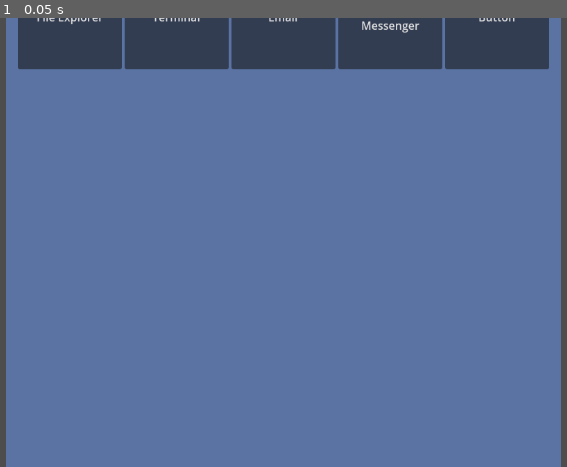
Above: before the commit, frame 1.
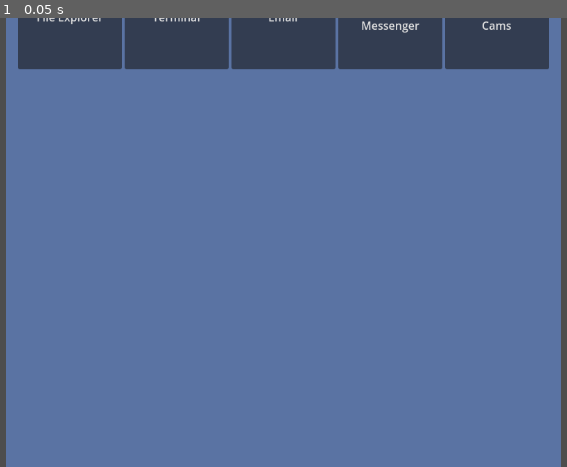
Above: after the commit, the same moment.

Repository: byvfx/scp-recursive
Game: Godot game, scene res://scenes/ui/desktop/desktop.tscn
The game is run twice, just before and just after one commit, with the same random seed, the same clock (stepped at 60 frames per second) and the same inputs. This scene is started directly instead of the project's main scene.
Inputs:
- Up to frame 1 (0.05 s): no input

The runs differ from the first frame. In frame 1, less than 0.1% of the frame differs, in the area x 84-91%, y 0-3%.

Commit message:
added keyboard functionality to able to grab focus, its currently a workaround since mouse input doesnt work

Diff:
--- a/scenes/ui/desktop/desktop.gd
+++ b/scenes/ui/desktop/desktop.gd
@@ -1,5 +1,13 @@
 extends Control
 
+@onready var start = $Panel/Start
+func _ready() -> void:
+	if start:
+		start.grab_focus()
 
 func _on_start_pressed() -> void:
 	print("START")
+
+
+func _on_file_explorer_pressed() -> void:
+	print("FILE EXPLORER")# Replace with function body.
--- a/scenes/ui/desktop/desktop.tscn
+++ b/scenes/ui/desktop/desktop.tscn
@@ -44,35 +44,36 @@
 size_flags_vertical = 4
 columns = 5
 
-[node name="Button" type="Button" parent="VBoxContainer/GridContainer"]
+[node name="FileExplorer" type="Button" parent="VBoxContainer/GridContainer"]
 custom_minimum_size = Vector2(150, 150)
 layout_mode = 2
 text = "File Explorer
 "
 
-[node name="Button2" type="Button" parent="VBoxContainer/GridContainer"]
+[node name="Terminal" type="Button" parent="VBoxContainer/GridContainer"]
 custom_minimum_size = Vector2(150, 150)
 layout_mode = 2
 text = "Terminal
 "
 
-[node name="Button3" type="Button" parent="VBoxContainer/GridContainer"]
+[node name="Email" type="Button" parent="VBoxContainer/GridContainer"]
 custom_minimum_size = Vector2(150, 150)
 layout_mode = 2
 text = "Email
 "
 
-[node name="Button4" type="Button" parent="VBoxContainer/GridContainer"]
+[node name="InstantMessenger" type="Button" parent="VBoxContainer/GridContainer"]
 custom_minimum_size = Vector2(150, 150)
 layout_mode = 2
 text = "Instant
 Messenger
 "
 
-[node name="Button5" type="Button" parent="VBoxContainer/GridContainer"]
+[node name="Cams" type="Button" parent="VBoxContainer/GridContainer"]
 custom_minimum_size = Vector2(150, 150)
 layout_mode = 2
-text = "Button
+text = "Security
+Cams
 "
 
 [node name="Panel" type="Panel" parent="."]
@@ -93,4 +94,5 @@
 grow_vertical = 2
 text = "Start"
 
+[connection signal="pressed" from="VBoxContainer/GridContainer/FileExplorer" to="." method="_on_file_explorer_pressed"]
 [connection signal="pressed" from="Panel/Start" to="." method="_on_start_pressed"]
